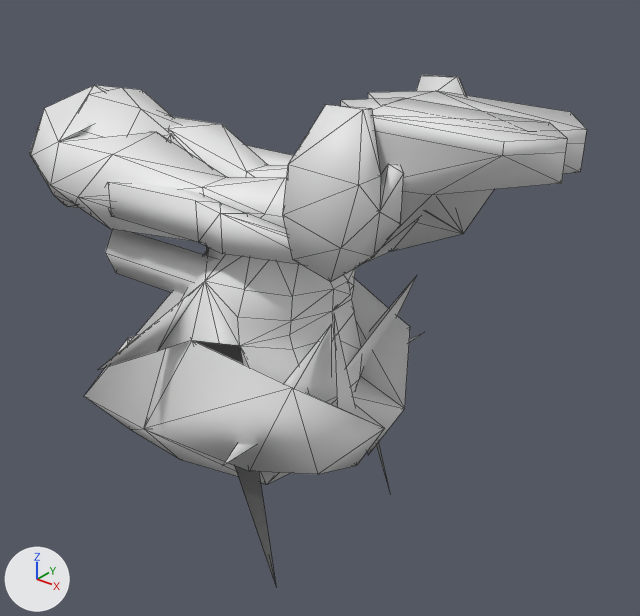
The Blender file Aria_Example/Aria_Hiro_Child.blend: old version first, new version second.
One viewpoint serves both versions: a 50 mm lens placed at (3.58, -2.55, 1.11), pointed at (1.45, 0.12, -0.54). Every picture has the same lights, and +X, +Y and +Z are marked at lower left. Mesh edges are drawn as thin lines. Materials are left out; every surface is plain grey.

Script lines for the objects in view, before the commit:
```python
ob_bottle = bpy.data.objects.new('Bottle', me_bottle_me_06018758_001)
ob_bottle.location = (0.0, 0.0, 0.0)
ob_bottle.rotation_euler = (1.571, 0.0, 0.0)  # degrees (90, 0, 0)
ob_bottle_hand_l = bpy.data.objects.new('Bottle.Hand.L', me_bottle_hand_l_me_060141b0)
ob_bottle_hand_l.location = (0.0, 0.0, 0.0)
ob_bottle_hand_l.rotation_euler = (1.571, 0.0, 0.0)  # degrees (90, 0, 0)
ob_riggedmesh = bpy.data.objects.new('riggedmesh', me_me_06002748)
ob_riggedmesh.location = (0.0, 0.0, 0.0)
# also in view: 'Sheath' at (1.01, -0.22, -0.4)
```
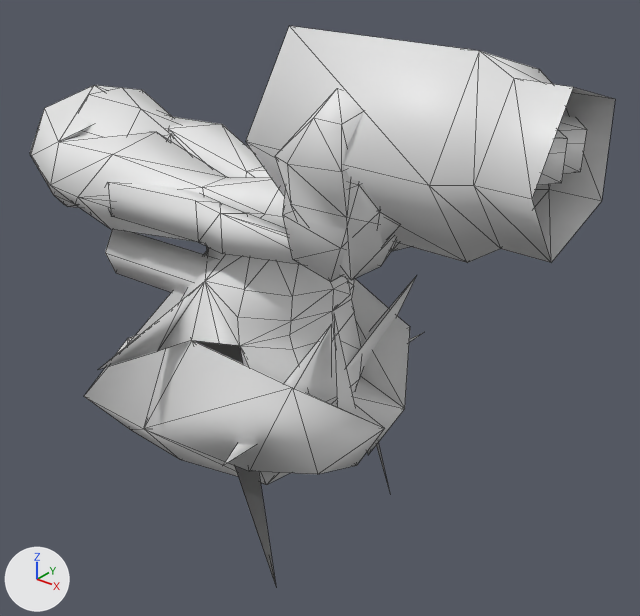
What differs and where, as boxes (x1, y1, x2, y2) in the pictures (640 x 616 px):
'Bottle', shown
    after: (246, 26, 615, 263)
'Bottle.Hand.L', shown
    after: (275, 88, 398, 280)
part 1 of me_bottle_me_06018758_001, added
    after: (246, 26, 615, 263)

What changed in the scene script:
```text
Change me_bottle_me_06018758_001:
    used by ob_bottle; location = (0.0, 0.0, 0.0); rotation_euler = (1.571, 0.0, 0.0), in degrees (90, 0, 0)
    remove me_bottle_me_06018758_001.from_pydata(...)  # 30 vertices, 27 faces; spans x -0.31..0.498, y 0.07..0.583, z -0.441..0.048
    add me_bottle_me_06018758_001.from_pydata(...)  # 30 vertices, 49 faces; spans x 1496.153..2494.153, y -29.058..631.942, z -253.2..394.8
    me_bottle_me_06018758_001 part 1
    30 vertices are added at x 1496.153..2494.153, y -29.058..631.942, z -253.2..394.8
    49 new faces join them
    me_bottle_me_06018758_001 part 2: the surface is now shaded smooth
Change ob_bottle:
    remove ob_bottle.hide_viewport = True
    ob_bottle.location: (0.0, 0.0, 0.0) -> (0.0, -0.015, 0.0)
    ob_bottle.rotation_euler: (1.571, 0.0, 0.0) -> (1.542, 0.0, 0.0)  # degrees (90, 0, 0) -> degrees (88, 0, 0)
    ob_bottle.scale: (1.0, 1.0, 1.0) -> (0.00103, 0.00103, 0.00103)
Change ob_bottle_hand_l:
    remove ob_bottle_hand_l.hide_viewport = True
```
